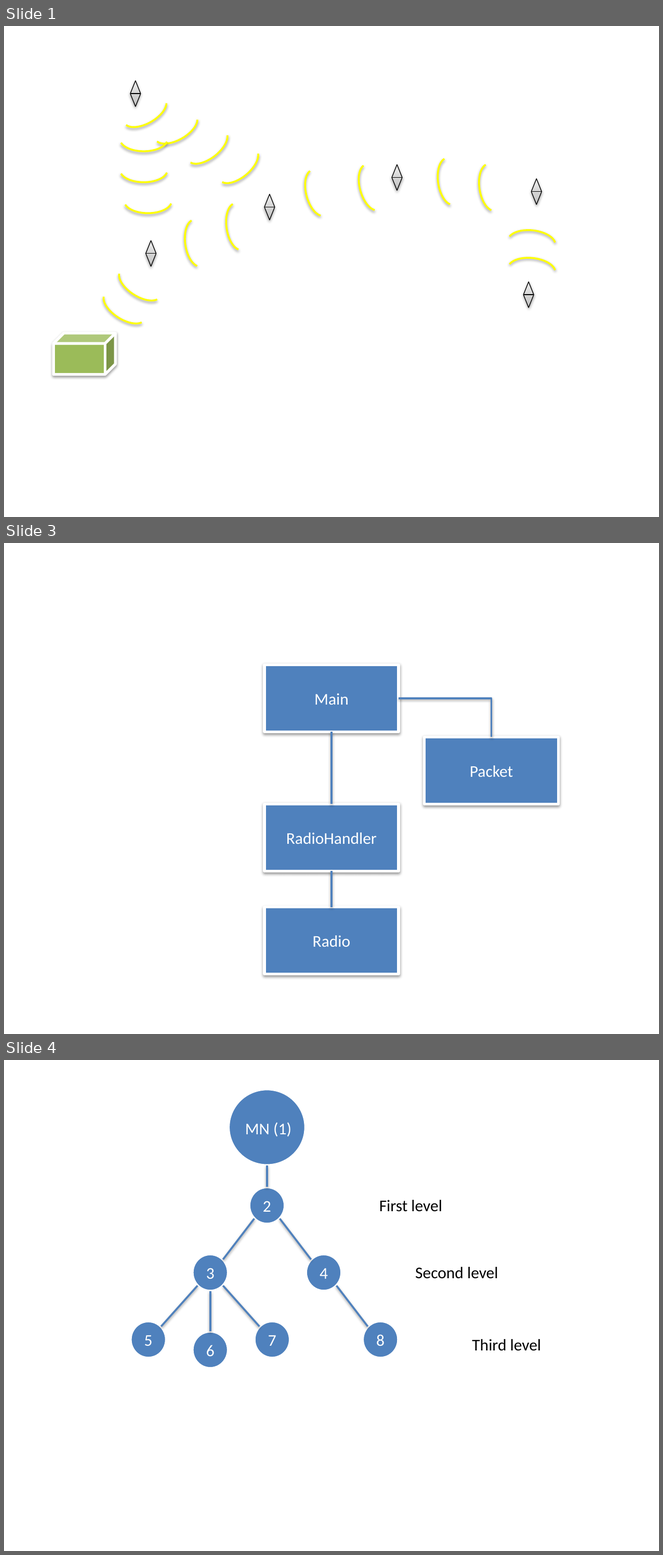
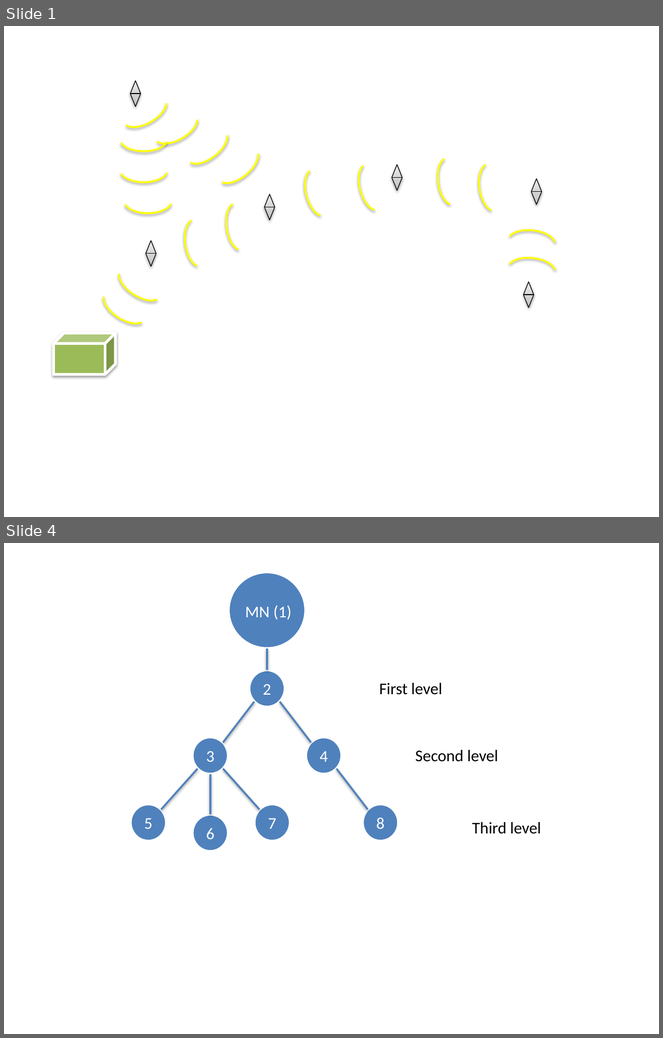
Before and after one commit to bjornops/sw513e15, a slide deck: Rapport/figures/Golf_course_1_representation.pptx. Shown one above the other, each under a label of ours: slides 1, 3 and 4 before the commit, slides 1 and 4 after it; the slides between them are not shown. The pictures are 663x1555 and 663x1038 pixels, drawn with LibreOffice and Linux fonts; fonts in the diff are those of the drawing. Boxes give left, top, right and bottom in pixels: in the first picture for what was removed or moved away, otherwise in the second. Text is boxed around its words. In the diff, an @@ line names an element or a change of style, - is before the commit and + after.

```diff
--- a/Rapport/figures/Golf_course_1_representation.pptx
+++ b/Rapport/figures/Golf_course_1_representation.pptx
@@ slide 3 removed at bbox=[4, 543, 659, 1034], background #FFFFFF @@
@@ rectangle removed at bbox=[265, 665, 399, 732] @@
-Main
@@ elbow line removed from (399, 698) to (491, 737) @@
@@ line removed from (332, 732) to (332, 805) @@
@@ rectangle removed at bbox=[425, 737, 559, 804] @@
-Packet
@@ rectangle removed at bbox=[265, 805, 399, 871] @@
-RadioHandler
@@ line removed from (332, 871) to (332, 908) @@
@@ rectangle removed at bbox=[265, 908, 399, 974] @@
-Radio
```
Also in this commit, not shown: 2 slides added, 1 other slide removed, 3 other files.
